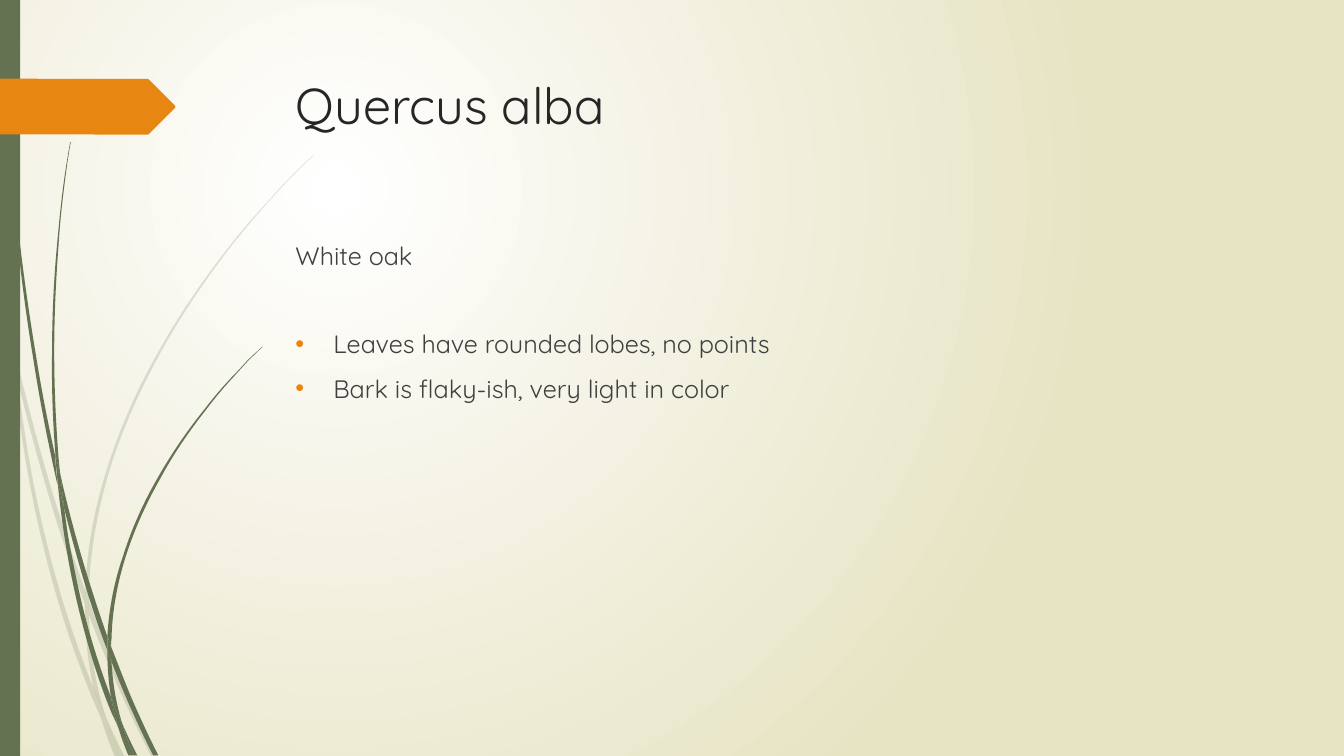
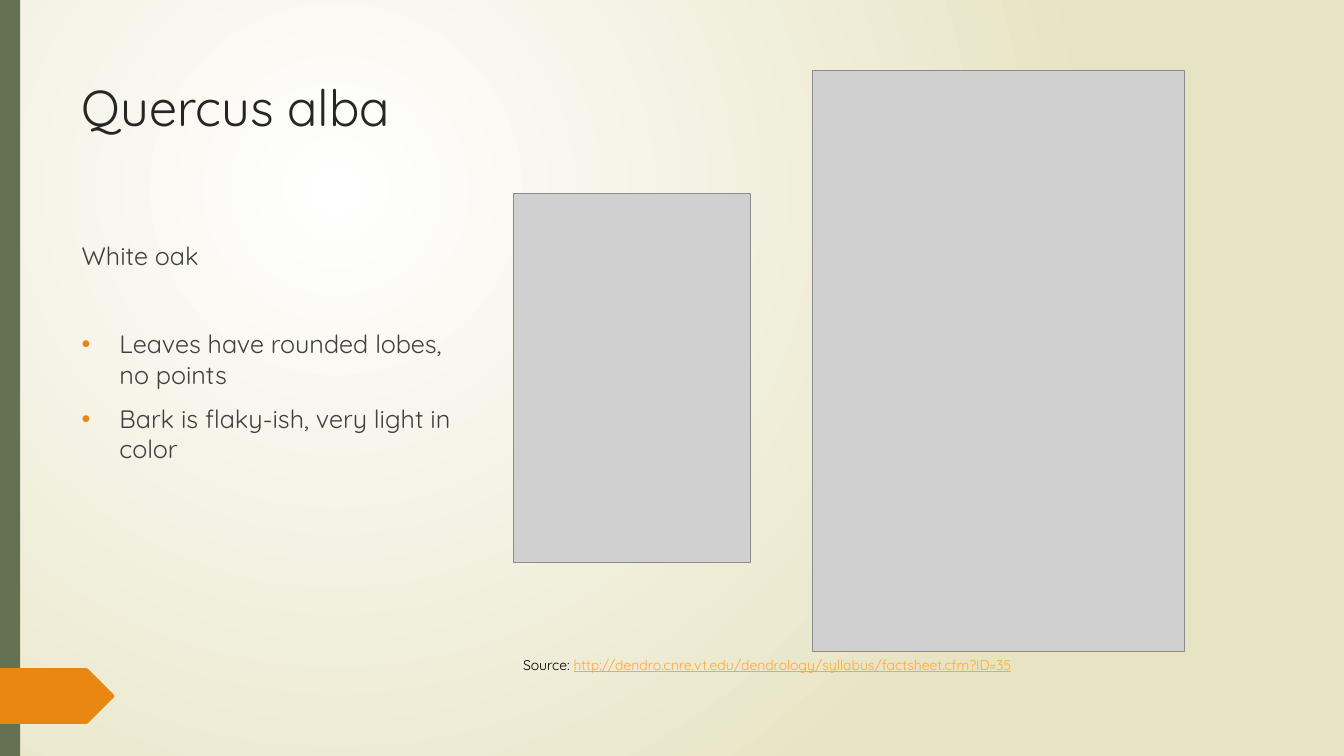
Before and after one commit to SCBI-ForestGEO/SCBI-ForestGEO-Data, a slide deck: slide 46 of species_lists/Full plant list/plants_in_ForestGEO_plot.pptx. Drawn at 1344x756 pixels with LibreOffice and Linux fonts; fonts in the diff are those of the drawing; grey boxes stand for pictures. Boxes give left, top, right and bottom in pixels: in the first picture for what was removed or moved away, otherwise in the second. Text is boxed around its words. In the diff, an @@ line names an element or a change of style, - is before the commit and + after.

```diff
--- a/species_lists/Full plant list/plants_in_ForestGEO_plot.pptx
+++ b/species_lists/Full plant list/plants_in_ForestGEO_plot.pptx
@@ rectangle removed at [0, 0, 20, 756] @@
@@ rectangle added at [0, 0, 1344, 756], fill gradient #FFFFFF to #E8E6C4 @@
@@ rectangle added at [0, 0, 20, 756], fill #647252 @@
@@ title "Quercus alba": place and size @@
-title "Quercus alba" at [296, 86, 605, 133]
+title "Quercus alba" at [82, 88, 391, 135]
@@ picture added at [813, 71, 1186, 651] @@
@@ picture added at [513, 194, 751, 563] @@
@@ text "White oak" rewrapped from [295, 246, 770, 403] to [82, 246, 450, 458] @@
@@ text added at [523, 659, 1012, 673], 10 pt, text #FDAB2A, underline @@
+Source: http://dendro.cnre.vt.edu/dendrology/syllabus/factsheet.cfm?ID=35
@@ freeform shape added at [0, 668, 115, 724], fill #E78712 @@
```
Also in this commit, not shown: 11 other slides changed, 4 slides added, 4 slides removed.
